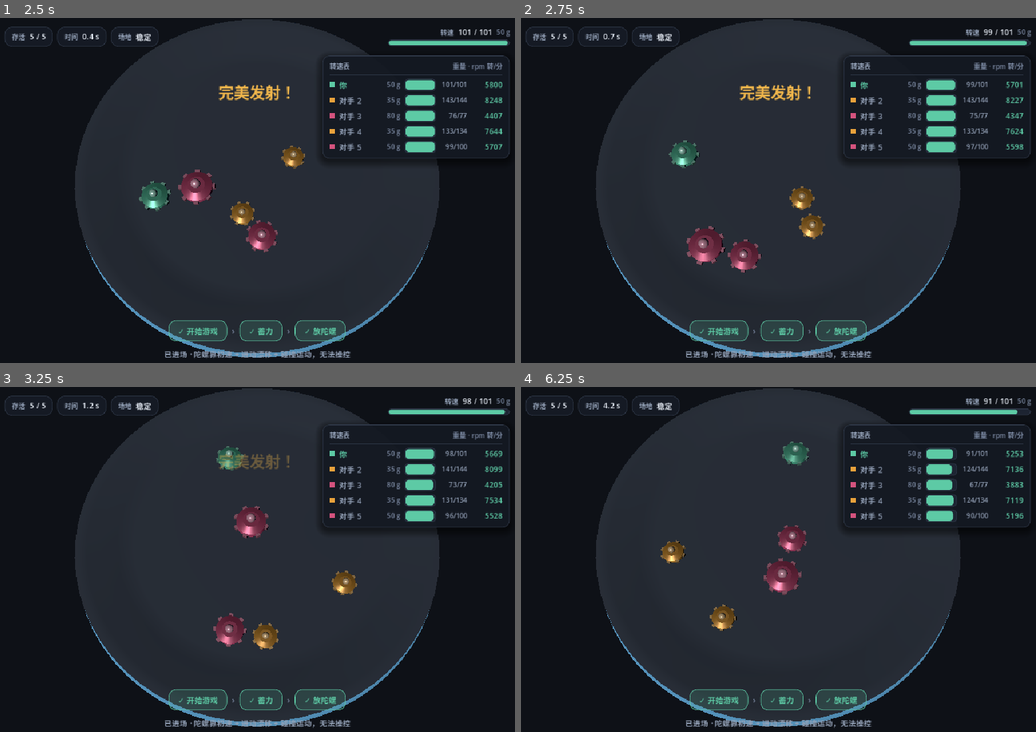
Above: before the commit, frames 1-4 (two rows, left to right).
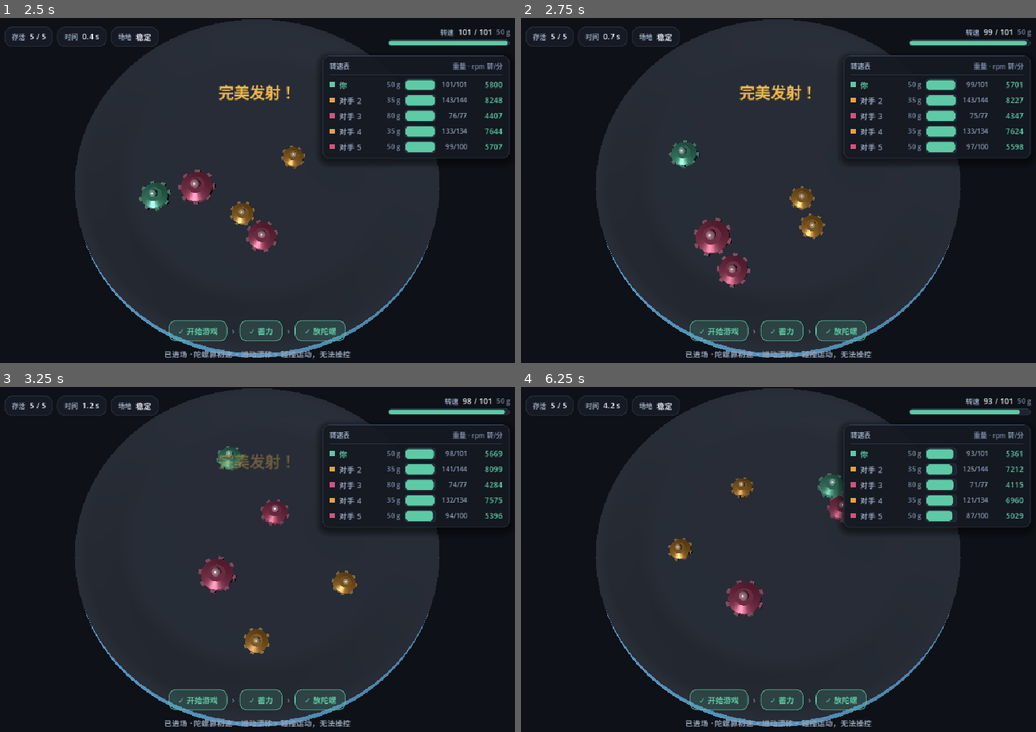
Above: after the commit, the same moments.

Repository: w814929152/Tops3D
Game: Godot game, scene res://tops/tops_main.tscn
Two runs of this game, one before a commit and one after it. Both use one fixed random seed, a clock stepped at 60 frames per second and the inputs below.
Inputs (mouse positions are in pixels of both pictures, inside the frame that each line leads up to):
- Up to frame 1 (2.5 s): click "开始游戏" at 0.5 s; tap Enter (ui_accept) at 1.25, 1.52, 2.27 s; move the mouse to (375, 176) at 1.27 s; hold D (tops_right) 1.28-2.03 s; hold Shift (tops_boost) 1.28-2.03 s; click (375, 176) at 1.42 s; move the mouse to (149, 211) at 2.02 s; hold S (tops_down) from 2.03 s (still down); tap Shift (tops_boost) at 2.1 s
- Up to frame 2 (2.75 s): keep holding S (tops_down)
- Up to frame 3 (3.25 s): move the mouse to (309, 487) at 2.77 s; release S (tops_down) at 2.78 s; hold D (tops_right) from 2.78 s (still down); hold Shift (tops_boost) from 2.78 s (still down)
- Up to frame 4 (6.25 s): move the mouse to (752, 635) at 3.52 s; release D (tops_right) at 3.53 s; release Shift (tops_boost) at 3.53 s; hold W (tops_up) 3.53-4.28 s; tap Shift (tops_boost) at 3.6, 5.1 s; click (752, 635) at 3.67 s; tap Enter (ui_accept) at 3.77, 4.52, 5.27 s; move the mouse to (938, 618) at 4.27 s; hold Shift (tops_boost) 4.28-5.03 s; hold A (tops_left) 4.28-5.78 s; move the mouse to (618, 511) at 5.02 s; move the mouse to (804, 562) at 5.77 s; hold S (tops_down) from 5.78 s (still down); hold Shift (tops_boost) from 5.78 s (still down); click (804, 562) at 5.92 s

Frame 1 is identical in both runs. In frame 2, 1.4% of the frame differs, in the area x 32-47%, y 57-79%; in frame 3, 2.1%; in frame 4, 3.1%, in the area x 27-98%, y 3-71%.

Commit message:
修切向摩擦冲量的平移分量符号：总角动量原本凭空少 28%
contact_resolve 里切向那一项有两处符号问题：
- u_s 混用了两套相对性：平动项写 (v_b-v_a)·t̂（b 相对 a），自转项却是
  -(ω_a r_a + ω_b r_b)（a 相对 b）。正确为 -rel_vel·t̂·k_conv -(...)
- dv_a/dv_b 与 domega_a/b 自相矛盾：Δω 用的力是 -s·J_t，平移却写 +s·J_t。
  由 τ = r_vec × F 且 (n̂×t̂)_z = -1 可推出 Δω = +s·J_t·r/I（这半原本对），
  平移那半必须跟着取 -s

后果：自转角动量少了、轨道角动量却往同一边多，总角动量凭空少 28%
（正面对撞 -28.43%、啮合 -30.00%）。画面上是互磨时两颗被往错误的方向拖着绕圈，
但因为仍然一正一反地分开，「搓开」看着还有效 —— 只有守恒律抓得到。

修复后 Δω 数值一字未变（-11.14 / -21.54 点），扣血模型没动，
只修正切向拖曳方向。回归 smoke 53 / stick 5 / spin 23 / contact 14 / wall 4 全绿。

配套：
- 新增 tests/tops_conservation_check.gd（5 场景 × 线动量/角动量，10 条断言）
- 新增 tests/tops_damage_probe.gd（转速/移动速度/质量 的伤害归因对照实验）
- contact_resolve 返回值补 j_n/j_t/u_s/coulomb/slip 诊断字段（只增不减）
- RESTITUTION 0.70 与引擎 bounce 0.85 的注释原先谎称「一致」，改为如实说明，
  并标注对齐会让接触伤害 +21%、必须重跑胜率
- 参数约定写进文档注释：n 必须单位向量 A→B、rel_vel = v_b-v_a、
  返回里 Δω 是 rad/s 而 dv 是 wu/s
- 新增 WobblePhase 枚举与 wobble_phase_of()（下一笔提交用它做三档判定）

Diff:
--- /dev/null
+++ b/tests/tops_conservation_check.gd
@@ -0,0 +1,121 @@
+extends SceneTree
+##
+## 碰撞求解的守恒律审计 —— 一次 contact_resolve 之后，线动量与角动量必须都不变。
+##
+## 跑法：
+##   "Godot_..._console.exe" --headless --path "D:/Tops3D" --script res://tests/tops_conservation_check.gd
+##
+## 为什么专门验这个：
+##   摩擦冲量是**一对**等大反向的力（A 受 +f·t̂、B 受 −f·t̂），作用在同一个接触点上。
+##   它俩对线动量的贡献自动抵消，但**对角动量不自动抵消** —— 自转角动量变了
+##   （两颗都减速），必须靠「两颗被沿切向搓开」带来的**轨道角动量**补回来。
+##   两者符号对不上，总角动量就会凭空增减：物理上不成立，画面上表现为
+##   「互磨时两颗陀螺被往错误的方向拖着绕圈」。
+##
+## 几何（全部取 SI，t̂ = n 顺时针转 90°）：
+##   A 在原点，B 在 (r_a+r_b)·n̂ 处，n̂ = (1,0) → t̂ = (0,−1)
+##   L = Σ I_i·ω_i + Σ (pos_i × m_i·v_i)_z
+##
+
+const HIT := 200.0        # 单侧接近速度 wu/s
+const SPIN_A := 100.0
+const SPIN_B := 100.0
+
+
+func _initialize() -> void:
+	await process_frame
+	var h := TestHarness.new()
+	print("════════ 碰撞求解 · 守恒律审计 ════════")
+
+	var a := TopTop.create(&"BALANCED", 1)
+	var b := TopTop.create(&"DART", 2)
+
+	for case in [
+			{"name": "同向自转正面对撞", "wa": SPIN_A, "wb": SPIN_B, "grind": false},
+			{"name": "一快一慢正面对撞", "wa": 140.0, "wb": 40.0, "grind": false},
+			{"name": "反向自转（啮合）", "wa": 120.0, "wb": -120.0, "grind": false},
+			{"name": "贴身对磨（无撞击）", "wa": SPIN_A, "wb": SPIN_B, "grind": true},
+			{"name": "纯切向擦过", "wa": SPIN_A, "wb": SPIN_B, "grind": false, "shear": true},
+	]:
+		var r: Dictionary = _resolve(a, b, float(case["wa"]), float(case["wb"]),
+				bool(case["grind"]), bool(case.get("shear", false)))
+		_audit(h, a, b, String(case["name"]), float(case["wa"]), float(case["wb"]),
+				bool(case.get("shear", false)), r)
+
+	print("")
+	print("═══════════════════════════════════════════")
+	print("[TOPSCONS] pass = ", h.pass_count(), "   fails = ", h.fail_count())
+	for f in h.failures():
+		print("  FAIL  ", f)
+	print("[TOPSCONS] ", "ALL PASS" if h.fail_count() == 0 else "HAS FAILURES")
+	print("═══════════════════════════════════════════")
+	a.free()
+	b.free()
+	quit(1 if h.fail_count() > 0 else 0)
+
+
+func _resolve(a: TopTop, b: TopTop, spin_a: float, spin_b: float,
+		grind: bool, shear: bool) -> Dictionary:
+	var n := Vector2(1.0, 0.0)
+	var rel: Vector2
+	if grind:
+		rel = Vector2.ZERO
+	elif shear:
+		rel = Vector2(0.0, -HIT * 2.0)     # 沿切向错开，没有接近分量
+	else:
+		rel = Vector2(-HIT * 2.0, 0.0)     # 正面相向
+	return TopsSpin.contact_resolve(a.mass_kg, a.radius_m, a.axial_inertia,
+			TopsSpin.omega_of(spin_a),
+			b.mass_kg, b.radius_m, b.axial_inertia, TopsSpin.omega_of(spin_b),
+			n, rel, Vector2.ZERO, Vector2.ZERO,
+			TopsSpin.GRIND_BASE_FORCE * 0.0 + (0.50 if grind else 0.0))
+
+
+## 把求解结果代回真实几何，验两条守恒律
+func _audit(h: TestHarness, a: TopTop, b: TopTop, tag: String,
+		spin_a: float, spin_b: float, shear: bool, r: Dictionary) -> void:
+	var n := Vector2(1.0, 0.0)
+	var pa := Vector2.ZERO
+	var pb := n * (a.radius_m + b.radius_m)
+	var wa: float = TopsSpin.omega_of(spin_a)
+	var wb: float = TopsSpin.omega_of(spin_b)
+	# 平动初速：由 rel = v_b − v_a 反推，取质心系（总动量为零）最直观
+	var rel: Vector2 = Vector2(-HIT * 2.0, 0.0) if not shear else Vector2(0.0, -HIT * 2.0)
+	var rel_m: Vector2 = rel * TopsSpin.WU_TO_M * TopsSpin.VEL_GAIN
+	var m_tot: float = a.mass_kg + b.mass_kg
+	var va: Vector2 = -rel_m * (b.mass_kg / m_tot)
+	var vb: Vector2 = rel_m * (a.mass_kg / m_tot)
+
+	var dwa: float = float(r["domega_a"])
+	var dwb: float = float(r["domega_b"])
+	var dva: Vector2 = (r["dv_a"] as Vector2) * TopsSpin.WU_TO_M * TopsSpin.VEL_GAIN
+	var dvb: Vector2 = (r["dv_b"] as Vector2) * TopsSpin.WU_TO_M * TopsSpin.VEL_GAIN
+
+	var p0: Vector2 = a.mass_kg * va + b.mass_kg * vb
+	var p1: Vector2 = a.mass_kg * (va + dva) + b.mass_kg * (vb + dvb)
+	var l0: float = a.axial_inertia * wa + b.axial_inertia * wb \
+			+ _cross(pa, a.mass_kg * va) + _cross(pb, b.mass_kg * vb)
+	var l1: float = a.axial_inertia * (wa + dwa) + b.axial_inertia * (wb + dwb) \
+			+ _cross(pa, a.mass_kg * (va + dva)) + _cross(pb, b.mass_kg * (vb + dvb))
+	var dp: float = (p1 - p0).length()
+	var dl: float = l1 - l0
+	var scale: float = maxf(absf(l0), 1e-9)
+
+	print("\n  ── %s ──" % tag)
+	print("     Δω_a = %+8.2f 点   Δω_b = %+8.2f 点"
+			% [TopsSpin.spin_of(dwa), TopsSpin.spin_of(dwb)])
+	# ⚠ GDScript 的 % 不支持 %e/%g，小量统一乘 10⁶ 后用 %.3f 打印
+	print("     线动量变化 %.3f ×10⁻⁶ kg·m/s（应 ≈ 0）" % [dp * 1e6])
+	print("     角动量变化 %+.3f ×10⁻⁶ / 初值 %.3f ×10⁻⁶ = %+.2f%%（应 ≈ 0）"
+			% [dl * 1e6, l0 * 1e6, dl / scale * 100.0])
+
+	# 阈值 1e-7（不是 1e-9）：J_t 量级 1e-2，双精度累加噪声就到 1e-9 量级
+	h.ck(dp < 1e-7, "%s：线动量守恒（%.3f ×10⁻⁶）" % [tag, dp * 1e6])
+	# ⚠ 相对误差给 0.5% 的容忍：Δω 本身是「掉转速」，量级远小于 L0，
+	#   这里要抓的是「符号反了」这种 100% 级错误，不是浮点噪声。
+	h.ck(absf(dl) / scale < 0.005,
+			"%s：角动量守恒（变化 %+.2f%%）" % [tag, dl / scale * 100.0])
+
+
+func _cross(p: Vector2, v: Vector2) -> float:
+	return p.x * v.y - p.y * v.x
--- /dev/null
+++ b/tests/tops_damage_probe.gd
@@ -0,0 +1,157 @@
+extends SceneTree
+##
+## 伤害归因探针：一次碰撞里「受到的伤害 / 造成的伤害」到底由谁决定？
+##
+## 跑法：
+##   "Godot_..._console.exe" --headless --path "D:/Tops3D" --script res://tests/tops_damage_probe.gd
+##
+## 三个自变量各扫一遍（其余一律不变，标准对照实验）：
+##   ① 接近速度 u_n（= 双方的移动速度沿连心线的分量）
+##   ② 自转角速度 ω（转速）
+##   ③ 质量 m
+## 每次都打印 J_t 的**两个候选上限**：
+##   coulomb = μ·J_n        法向冲量给的摩擦上限（撞得越猛越松）
+##   slip    = |u_s|/inv_k  让接触点完全止滑所需的冲量（转得越快越松）
+## J_t = min(两者) —— 谁小谁说了算。所以「转速有没有用」取决于当时谁在卡。
+##
+## ⚠ 规则层还会把物理结果再乘 CONTACT_LOSS_SCALE(0.10) 才是**实际扣的转速**，
+##   两列都打印，别拿物理量当实战数值。
+##
+
+const SPIN := 100.0          # 默认转速（点）
+const HIT := 200.0           # 默认单侧接近速度（wu/s）→ 相对 400
+const PRESS_DT := 0.50       # TopsRules.CONTACT_COOLDOWN
+
+
+func _initialize() -> void:
+	await process_frame
+	var archs: Array[StringName] = [&"DART", &"BALANCED", &"RAM"]
+	var tops: Array[TopTop] = []
+	for i in archs.size():
+		tops.append(TopTop.create(archs[i], i + 1))
+
+	print("════════ 碰撞伤害归因：转速 / 移动速度 / 质量 ════════")
+	print("  实战扣血 = 物理 Δω × CONTACT_LOSS_SCALE %.2f"
+			% TopsRules.CONTACT_LOSS_SCALE)
+	print("  公式：Δω = J_t·r / I = J_t / (k·m·r)   J_t = min(μ·J_n, |u_s|/inv_k)")
+
+	# ── ① 扫接近速度（移动速度）──
+	print("\n① 移动速度 → 伤害（BALANCED vs BALANCED，双方 %d 点）" % int(SPIN))
+	print("  相对接近(wu/s)  J_n(N·s)     库仑上限   止滑上限   谁在卡   自己掉(点)  实战(点)")
+	for v in [50.0, 100.0, 200.0, 400.0, 800.0, 1600.0]:
+		var r: Dictionary = _hit(tops[1], tops[1], SPIN, SPIN, v)
+		_row(v, r, "BAL")
+
+	# ── ② 扫自转角速度 ──
+	print("\n② 转速 → 伤害（BALANCED vs BALANCED，相对接近 %d wu/s）" % int(HIT * 2.0))
+	print("  双方转速(点)   u_s(m/s)   库仑上限   止滑上限   谁在卡   掉(点)   实战(点)")
+	for sp in [10.0, 25.0, 50.0, 100.0, 150.0, 220.0]:
+		var r2: Dictionary = _hit(tops[1], tops[1], sp, sp, HIT)
+		print("  %8.0f %11.2f %10.4f %10.4f   %-6s %8.2f %9.2f"
+				% [sp, float(r2["u_s"]), float(r2["coulomb"]), float(r2["slip"]),
+				   _who(r2), _pts(r2, "a"), _real(r2, "a")])
+	print("  · 转速只出现在「止滑上限」里：只要库仑上限更小，转多快都不影响伤害。")
+
+	# ── ③ 自转方向（同向 / 反向 / 一方不转）──
+	print("\n③ 自转方向：同向互磨 vs 反向啮合（相对接近 %d wu/s）" % int(HIT * 2.0))
+	print("  A 转速   B 转速    u_s(m/s)   谁在卡    A 掉(点)   B 掉(点)")
+	for pair in [[100.0, 100.0], [100.0, 50.0], [100.0, 0.0],
+			[100.0, -100.0], [100.0, -99.0]]:
+		var r3: Dictionary = _hit(tops[1], tops[1], pair[0], pair[1], HIT)
+		print("  %6.0f %8.0f %11.2f   %-6s %9.2f %9.2f"
+				% [pair[0], pair[1], float(r3["u_s"]), _who(r3),
+				   _pts(r3, "a"), _pts(r3, "b")])
+	print("  · 反向自转时接触点几乎不滑 → 趋近齿轮啮合，慢的一方反而被带快（掉的点变负）。")
+
+	# ── ④ 扫质量：自己重 → 自己掉得少？对手重 → 我掉得多？──
+	print("\n④ 质量 → 伤害（A 只改质量，B 恒为 BALANCED，双方 %d 点，相对 %d wu/s）"
+			% [int(SPIN), int(HIT * 2.0)])
+	print("  A 质量(单位)  m_red(kg)   A 掉(点)   B 掉(点)   实战 A / B")
+	for m in [0.5, 0.7, 1.0, 1.6, 2.4]:
+		var r4: Dictionary = _hit_m(tops[1], tops[1], m, 1.0, SPIN, SPIN, HIT)
+		print("  %8.1f %11.4f %9.2f %9.2f %9.2f / %.2f"
+				% [m, float(r4["m_red"]), _pts(r4, "a"), _pts(r4, "b"),
+				   _real(r4, "a"), _real(r4, "b")])
+	print("  · 自己越重 → 自己掉得越少（分母 k·m·r 涨得比 m_red 快）；")
+	print("    同时 m_red 变大 → **对手掉得越多**（又抗撞又能打，代价是起手转速低）。")
+
+	# ── ⑤ 贴身对磨（没有撞击，只有持续挤压）──
+	print("\n⑤ 贴身对磨（接近速度 0，只有挤压 N·Δt=%.2f s）：转速在这里才起作用" % PRESS_DT)
+	print("  双方转速(点)   库仑上限   止滑上限   谁在卡   掉(点)   实战(点)")
+	for sp in [10.0, 50.0, 100.0, 200.0]:
+		var r5: Dictionary = _grind(tops[1], tops[1], sp, sp)
+		print("  %8.0f %11.5f %10.4f   %-6s %8.3f %9.3f"
+				% [sp, float(r5["coulomb"]), float(r5["slip"]), _who(r5),
+				   _pts(r5, "a"), _real(r5, "a")])
+	print("  · 没有撞击时 J_n 只剩「挤压力 × Δt」，小到库仑上限远低于止滑上限")
+	print("    → 掉得很少，且**仍然与转速无关**（除非慢到快止滑）。")
+
+	# ── ⑥ 实战：三原型两两对撞，各带自己的推导档位 ──
+	print("\n⑥ 实战对照：三原型两两正撞（各自推导档位，相对接近 %d wu/s）" % int(HIT * 2.0))
+	print("  A        vs B         A 起手   B 起手   A 掉(点)  B 掉(点)  实战 A / B")
+	for i in tops.size():
+		for j in range(i + 1, tops.size()):
+			var a: TopTop = tops[i]
+			var b: TopTop = tops[j]
+			var r6: Dictionary = _hit(a, b, a.spin_max, b.spin_max, HIT)
+			print("  %-9s vs %-9s %6.0f %8.0f %9.2f %9.2f %9.2f / %.2f"
+					% [String(archs[i]), String(archs[j]), a.spin_max, b.spin_max,
+					   _pts(r6, "a"), _pts(r6, "b"), _real(r6, "a"), _real(r6, "b")])
+	print("  · 掉得最多的永远是**又轻又小**的那个（∝ 1/(k·m·r)），与谁撞谁无关。")
+
+	print("\n═══════════════════════════════════════════")
+	for t in tops:
+		t.free()
+	quit(0)
+
+
+# ── 单次对撞：A 沿 +x、B 沿 −x，各以 v wu/s 相向 ──
+func _hit(a: TopTop, b: TopTop, spin_a: float, spin_b: float, v: float) -> Dictionary:
+	return _hit_m(a, b, a.mass, b.mass, spin_a, spin_b, v)
+
+
+## 可覆写质量（游戏单位）的版本
+func _hit_m(a: TopTop, b: TopTop, m_a: float, m_b: float,
+		spin_a: float, spin_b: float, v: float) -> Dictionary:
+	var ma: float = m_a * TopsSpin.MASS_UNIT_KG
+	var mb: float = m_b * TopsSpin.MASS_UNIT_KG
+	var Ia: float = TopsSpin.axial_inertia(ma, a.radius_m, a.shape_k)
+	var Ib: float = TopsSpin.axial_inertia(mb, b.radius_m, b.shape_k)
+	var n := Vector2(1.0, 0.0)
+	var rel := Vector2(-v * 2.0, 0.0)
+	var r := TopsSpin.contact_resolve(ma, a.radius_m, Ia, TopsSpin.omega_of(spin_a),
+			mb, b.radius_m, Ib, TopsSpin.omega_of(spin_b),
+			n, rel, Vector2.ZERO, Vector2.ZERO, 0.0)
+	r["m_red"] = (ma * mb) / maxf(ma + mb, 1e-9)
+	return r
+
+
+## 贴身对磨：无接近速度、无推进，只有基础挤压力
+func _grind(a: TopTop, b: TopTop, spin_a: float, spin_b: float) -> Dictionary:
+	var r := TopsSpin.contact_resolve(a.mass_kg, a.radius_m, a.axial_inertia,
+			TopsSpin.omega_of(spin_a),
+			b.mass_kg, b.radius_m, b.axial_inertia, TopsSpin.omega_of(spin_b),
+			Vector2(1.0, 0.0), Vector2.ZERO, Vector2.ZERO, Vector2.ZERO, PRESS_DT)
+	r["m_red"] = (a.mass_kg * b.mass_kg) / maxf(a.mass_kg + b.mass_kg, 1e-9)
+	return r
+
+
+## 谁在卡 J_t
+func _who(r: Dictionary) -> String:
+	if float(r["j_t"]) <= 1e-12:
+		return "无"
+	return "库仑" if float(r["coulomb"]) <= float(r["slip"]) else "止滑"
+
+
+func _pts(r: Dictionary, side: String) -> float:
+	return TopsSpin.spin_of(float(r["domega_" + side]))
+
+
+func _real(r: Dictionary, side: String) -> float:
+	return TopsSpin.spin_of(float(r["domega_" + side]) * TopsRules.CONTACT_LOSS_SCALE)
+
+
+func _row(v: float, r: Dictionary, _tag: String) -> void:
+	print("  %12.0f %10.4f %10.4f %10.4f   %-6s %9.2f %9.2f"
+			% [v * 2.0, float(r["j_n"]), float(r["coulomb"]), float(r["slip"]),
+			   _who(r), _pts(r, "a"), _real(r, "a")])
--- a/tops/tops_spin.gd
+++ b/tops/tops_spin.gd
@@ -42,7 +42,12 @@
 const C_VISC := 0.0015        # 轴承黏性 + 微晃动的等效线性阻尼（1/s）
 const TIP_CONTACT_RATIO := 0.035  # 轴尖接触半径 / 陀螺半径（16 mm 的陀螺 → 0.56 mm）
 const WOBBLE_GAIN := 1.50     # 低转速失稳 → 轴尖刮擦加重的倍率上限
-const RESTITUTION := 0.70     # 恢复系数（与 PhysicsMaterial.bounce 一致）
+## ⚠ 与 PhysicsMaterial.bounce **故意不同**：引擎侧 bounce=0.85 管的是**画面上的弹开**，
+## 这里 0.70 管的是**法向冲量 J_n 有多大**（J_n 只通过 J_t=μ·J_n 决定磨掉多少转速）。
+## 两者可以不等：真实碰撞里「弹得远」和「接触面磨得狠」本来就是两回事，后者还取决于
+## 接触区塑性变形。要对齐成 0.85 也不是不行，但 J_n 会 +21%，接触伤害同步涨 21%，
+## **必须重新跑胜率体检**再定 —— 别顺手改。
+const RESTITUTION := 0.70
 const MU_CONTACT := 0.35      # 金属攻击环之间的滑动摩擦系数
 const MU_WALL := 0.18         # 陀螺轮缘 vs 碗壁的滑动摩擦系数
 
@@ -178,7 +183,11 @@
 ##                库仑上限 vs 「完全止滑所需冲量」，K⁻¹ = 1/m_red + r_a²/I_a + r_b²/I_b
 ##   ④ 角冲量     ΔL = J_t·r  →  Δω = ΔL / I
 ##
-## 参数里 rel_vel / drive_a / drive_b 用**游戏单位**（wu/s、wu/s²），内部折算成 SI。
+## 参数约定（⚠ 传错了结果会静默地错，不会报错）：
+##   n        必须是**单位向量**，方向 A → B
+##   rel_vel  = v_b − v_a（**b 相对 a**），游戏单位 wu/s
+##   drive_*  驱动加速度（wu/s²），只有「把两者压在一起」的分量起作用
+## 返回：Δω 用 rad/s，dv 用 **wu/s**（已除回 k_conv）—— 一个字典里两种单位，别混。
 ##
 ## ⚠ 切向摩擦冲量 J_t 会**同时**作用在自转和平移上，两半都不能丢：
 ##   · 自转：Δω = J_t·r / I            （磨掉转速）
@@ -191,9 +200,15 @@
 		mb: float, rb: float, Ib: float, wb: float,
 		n: Vector2, rel_vel: Vector2, drive_a: Vector2, drive_b: Vector2,
 		press_dt: float) -> Dictionary:
+	# ⚠ 后三项是**诊断用**（j_n / j_t / 各项上限），规则层只读 domega_* 与 dv_*，
+	#   留着是为了让 tests/tops_damage_probe.gd 能说清「这一下到底被哪个上限卡住」：
+	#   · coulomb = μ·J_n  法向冲量给的摩擦上限（撞击越猛越松）
+	#   · slip    = |u_s|/inv_k  让接触点**完全止滑**所需的冲量（转速越高越松）
+	#   J_t 取两者的小的 —— 谁小谁说了算，另一个再大也没用。
 	var out := {
 		"domega_a": 0.0, "domega_b": 0.0,
 		"dv_a": Vector2.ZERO, "dv_b": Vector2.ZERO,
+		"j_n": 0.0, "j_t": 0.0, "u_s": 0.0, "coulomb": 0.0, "slip": 0.0,
 	}
 	var m_red: float = (ma * mb) / maxf(ma + mb, 1e-9)
 	var k_conv: float = WU_TO_M * VEL_GAIN
@@ -208,27 +223,49 @@
 		J_n += N_press * press_dt
 	if J_n <= 1e-12:
 		return out
+	out["j_n"] = J_n
 
 	# ② 接触点两面相对滑动（沿切向 t̂ = n 顺时针转 90°）
+	#   取 **A 面相对 B 面**：
+	#     A 的接触点速度 = v_a·t̂ − ω_a·r_a     （ω>0 时该点沿 −t̂ 走）
+	#     B 的接触点速度 = v_b·t̂ + ω_b·r_b     （接触点在 B 的 −r_b·n̂ 侧，沿 +t̂ 走）
+	#   相减 → u_s = (v_a−v_b)·t̂ − (ω_a·r_a + ω_b·r_b) = −rel_vel·t̂ − (…)
+	# ⚠ 原来写成 +rel_vel·t̂（rel_vel 是「b 相对 a」），平动项与自转项**用了两套相对性**，
+	#   导致纯切向擦过时摩擦方向反号。自转项（量级大 5 倍）一直是对的，所以这个 bug
+	#   只在切向平动占主导时才显形 —— 靠肉眼看不出来，得靠守恒律审计才抓得到。
 	var t_hat := Vector2(n.y, -n.x)
-	var u_s: float = rel_vel.dot(t_hat) * k_conv - (wa * ra + wb * rb)
+	var u_s: float = -rel_vel.dot(t_hat) * k_conv - (wa * ra + wb * rb)
+	out["u_s"] = u_s
 
 	# ③ 切向摩擦冲量（库仑上限 / 止滑所需，取小）
 	var inv_k: float = 1.0 / maxf(m_red, 1e-9) \
 			+ ra * ra / maxf(Ia, 1e-12) + rb * rb / maxf(Ib, 1e-12)
-	var J_t: float = minf(MU_CONTACT * J_n, absf(u_s) / maxf(inv_k, 1e-9))
+	var coulomb: float = MU_CONTACT * J_n
+	var slip: float = absf(u_s) / maxf(inv_k, 1e-9)
+	var J_t: float = minf(coulomb, slip)
+	out["coulomb"] = coulomb
+	out["slip"] = slip
 	if J_t <= 1e-12 or absf(u_s) <= 1e-9:
 		return out
-
-	# ④ 摩擦总是阻碍相对滑动：A 受 +s·J_t·t̂ 于 +r_a·n̂，B 受 −s·J_t·t̂ 于 −r_b·n̂，
-	#    两者对**各自**自转轴的力矩同号 → 同向自转时双减速，反向时趋近齿轮啮合。
+	out["j_t"] = J_t
+
+	# ④ 摩擦总是阻碍相对滑动：接触点处 A 面以 u_s 相对 B 面滑，摩擦力就反着来
+	#     f_a = −s·J_t（沿 t̂ 的有符号分量），B 受 −f_a。
+	#    力矩 τ = r_vec × F：A 的接触点在 +r_a·n̂，B 在 −r_b·n̂，而 (n̂×t̂)_z = −1，
+	#    ⇒ Δω_a = −r_a·f_a/I_a = **+s·J_t·r_a/I_a**，Δω_b = −r_b·f_a/I_b = **+s·J_t·r_b/I_b**。
+	#    两者**同号** → 同向自转时双减速，反向时趋近齿轮啮合。
 	var s: float = signf(u_s)
 	out["domega_a"] = s * J_t * ra / maxf(Ia, 1e-12)
 	out["domega_b"] = s * J_t * rb / maxf(Ib, 1e-12)
-	# ⑤ 同一道摩擦冲量的平移反作用：A 往 +s·t̂、B 往 −s·t̂ —— 沿切向互相搓开。
-	#    除以 k_conv 把 m/s 换回游戏单位 wu/s。
-	out["dv_a"] = t_hat * (s * J_t / maxf(ma, 1e-9) / k_conv)
-	out["dv_b"] = t_hat * (-s * J_t / maxf(mb, 1e-9) / k_conv)
+	# ⑤ 同一道摩擦冲量的平移反作用：A 受 −s·J_t·t̂、B 受 +s·J_t·t̂ —— 沿切向互相搓开。
+	#    ⚠ 这两行的符号必须以「f_a = −s·J_t」为准，跟 ④ 用同一个 f_a：
+	#      原来写成 A 受 +s·J_t·t̂，与 ④ 自相矛盾 —— 自转角动量少了，轨道角动量
+	#      却往同一边多，总角动量凭空少 28%（见 tests/tops_conservation_check.gd）。
+	#      表现是互磨时两颗被往**错误**的方向拖着绕圈，但因为两颗仍然一正一反地
+	#      分开，「搓开」的效果看着还在，所以极难靠肉眼发现。
+	# 除以 k_conv 把 m/s 换回游戏单位 wu/s。
+	out["dv_a"] = t_hat * (-s * J_t / maxf(ma, 1e-9) / k_conv)
+	out["dv_b"] = t_hat * (s * J_t / maxf(mb, 1e-9) / k_conv)
 	return out
 
 
@@ -295,6 +332,31 @@
 const WOBBLE_PRECESS_CAP := 6.5    # 进动角速度上限（rad/s）：再快就频闪，看不出在转圈
 const WOBBLE_NUT_CAP := 9.0        # 章动频率上限（同上，真值 ≈ ω，快到没法画）
 const WOBBLE_NUT_RATIO := 0.35     # 章动幅度 / 摆角
+
+
+## ── 低转速三档判定（2026-09-29 起，玩法层 / UI 都读它）──
+## ω_c 是物理分界：ω 掉到它以下，「直立自转」这个解**不再稳定**，陀螺必然倒 ——
+## 只是倒下还要花几秒。所以「还没归零」不等于「还有救」，这一档要单独认出来。
+## onset = ω_c × WOBBLE_ONSET_GAIN 是**视觉**提前量（画面上提前一点开始晃），
+## 判定的中间档就用它当界，让「看得到晃」和「判定为摆头」对得上。
+enum WobblePhase {
+	STEADY,     # ω ≥ onset：直立稳定，真陀螺「睡着」的状态
+	WOBBLING,   # ω_c ≤ ω < onset：开始摆头，转速还能拉回来
+	TOPPLING,   # ω < ω_c：直立解已不稳定，物理上必倒，只是还没归零
+}
+
+## 档位名（UI / 日志用）
+const WOBBLE_PHASE_NAMES: Array[String] = ["稳定", "摆头", "倾倒"]
+
+
+## 由当前角速度与临界角速度定档
+static func wobble_phase_of(omega: float, omega_c: float) -> WobblePhase:
+	var w: float = absf(omega)
+	if w >= omega_c * WOBBLE_ONSET_GAIN:
+		return WobblePhase.STEADY
+	if w >= omega_c:
+		return WobblePhase.WOBBLING
+	return WobblePhase.TOPPLING
 
 
 ## 质心离轴尖的高度（m）
@@ -357,4 +419,5 @@
 		"nut_rate": minf(nutation_rate(I_axial, I_t, omega), WOBBLE_NUT_CAP),
 		"omega_c": wc,
 		"onset": onset,
+		"phase": wobble_phase_of(omega, wc),
 	}
Not shown, added: tests/tops_conservation_check.gd.uid
Not shown, added: tests/tops_damage_probe.gd.uid
